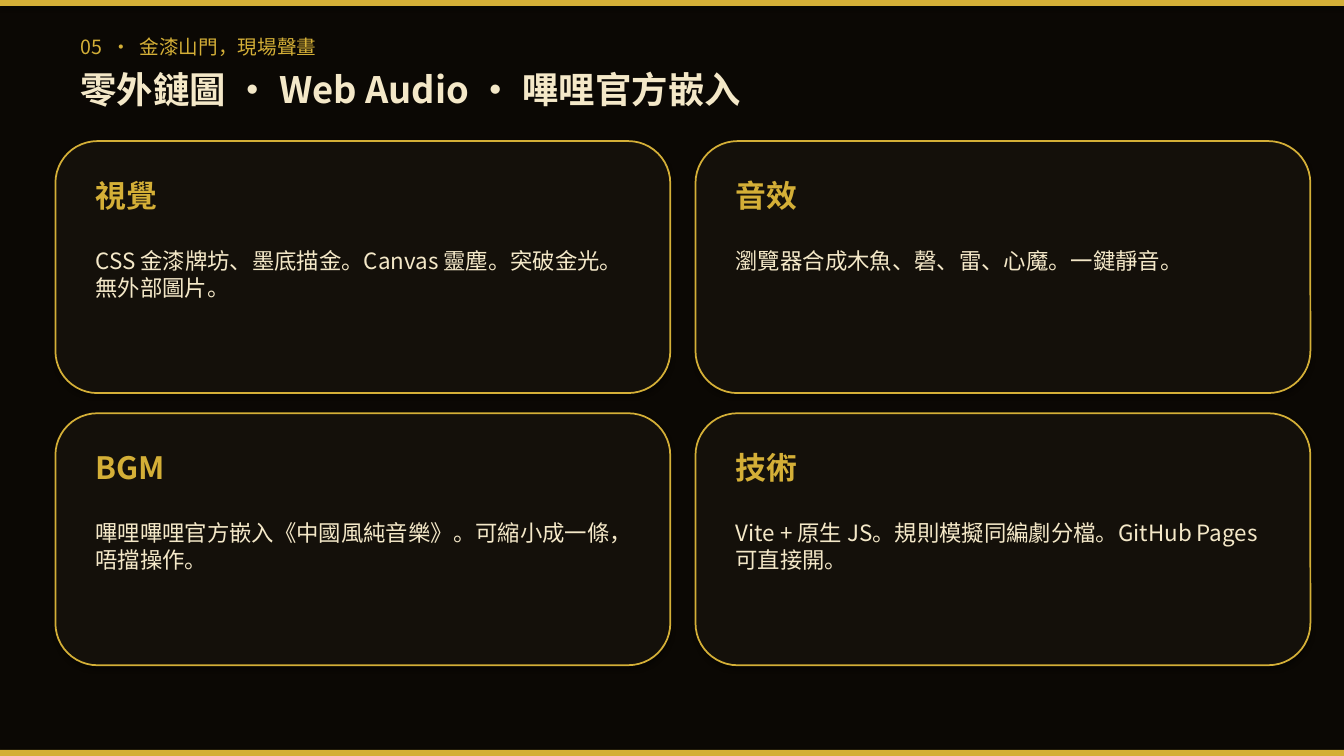
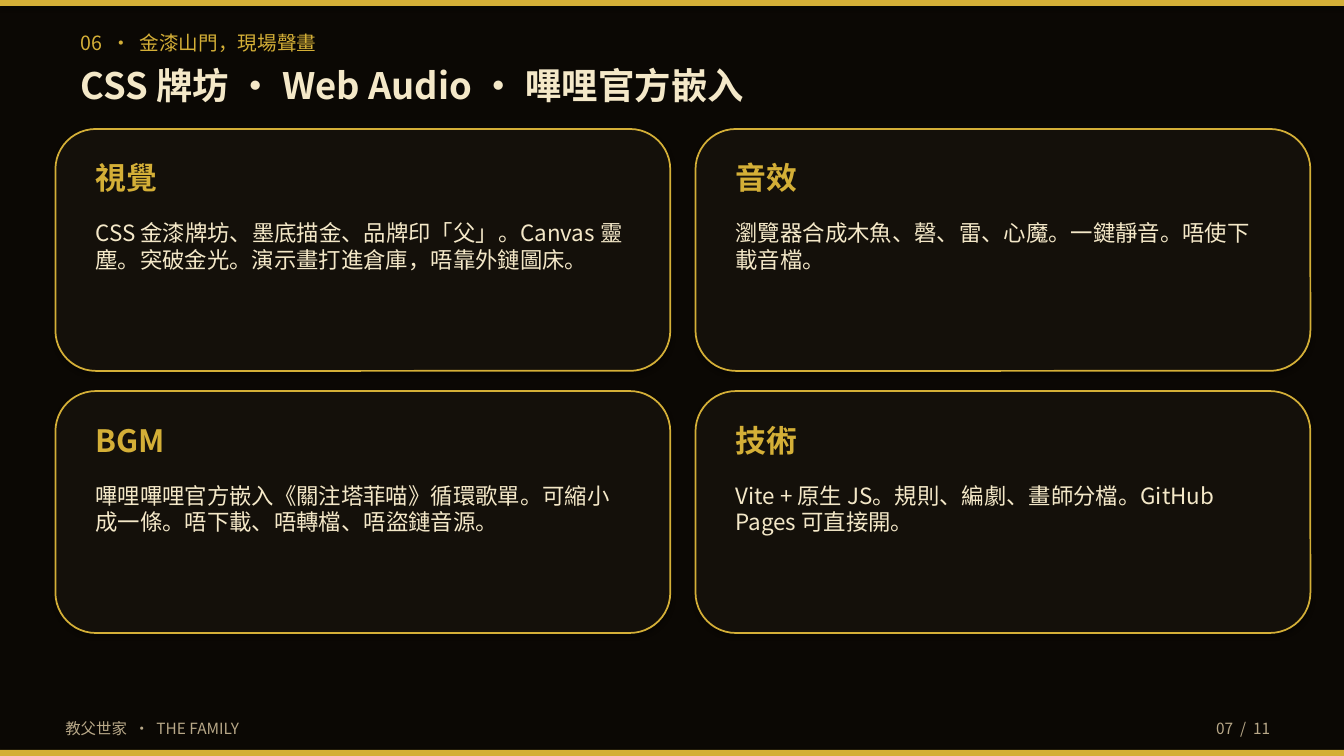
Before and after one commit to yip-lgtm/family, a slide deck: slide 7 of docs/教父世家-3分鐘簡報.pptx (slide 6 before the commit). Drawn at 1344x756 pixels with LibreOffice and Linux fonts; fonts in the diff are those of the drawing. Boxes give left, top, right and bottom in pixels: in the first picture for what was removed or moved away, otherwise in the second. Text is boxed around its words. In the diff, an @@ line names an element or a change of style, - is before the commit and + after.

```diff
--- a/docs/教父世家-3分鐘簡報.pptx
+++ b/docs/教父世家-3分鐘簡報.pptx
@@ text at [80, 33, 743, 103]: text changed @@
-05 · 金漆山門，現場聲畫
-零外鏈圖 · Web Audio · 嗶哩官方嵌入
+06 · 金漆山門，現場聲畫
+CSS 牌坊 · Web Audio · 嗶哩官方嵌入
@@ rounded rectangle: place and size @@
-rounded rectangle at [55, 141, 670, 393]
+rounded rectangle at [55, 129, 670, 371]
@@ rounded rectangle: place and size @@
-rounded rectangle at [696, 141, 1311, 393]
+rounded rectangle at [696, 129, 1311, 371]
@@ text "視覺": place and size @@
-text "視覺" at [96, 181, 158, 210]
+text "視覺" at [96, 163, 158, 192]
@@ text "音效": place and size @@
-text "音效" at [736, 180, 798, 210]
+text "音效" at [736, 162, 798, 192]
@@ text at [96, 219, 622, 270]: text changed @@
-CSS 金漆牌坊、墨底描金。Canvas 靈塵。突破金光。無外部圖片。
+CSS 金漆牌坊、墨底描金、品牌印「父」。Canvas 靈塵。突破金光。演示畫打進倉庫，唔靠外鏈圖床。
@@ text at [736, 222, 1250, 270]: text changed @@
-瀏覽器合成木魚、磬、雷、心魔。一鍵靜音。
+瀏覽器合成木魚、磬、雷、心魔。一鍵靜音。唔使下載音檔。
@@ rounded rectangle: place and size @@
-rounded rectangle at [55, 413, 670, 665]
+rounded rectangle at [55, 391, 670, 633]
@@ text "BGM": place and size @@
-text "BGM" at [96, 456, 165, 480]
+text "BGM" at [96, 429, 165, 453]
@@ rounded rectangle: place and size @@
-rounded rectangle at [696, 413, 1311, 665]
+rounded rectangle at [696, 391, 1311, 633]
@@ text "技術": place and size @@
-text "技術" at [736, 453, 798, 482]
+text "技術" at [736, 426, 798, 455]
@@ text at [96, 485, 610, 532]: text changed @@
-嗶哩嗶哩官方嵌入《中國風純音樂》。可縮小成一條，唔擋操作。
+嗶哩嗶哩官方嵌入《關注塔菲喵》循環歌單。可縮小成一條。唔下載、唔轉檔、唔盜鏈音源。
@@ text at [736, 485, 1214, 536]: text changed @@
-Vite + 原生 JS。規則模擬同編劇分檔。GitHub Pages 可直接開。
+Vite + 原生 JS。規則、編劇、畫師分檔。GitHub Pages 可直接開。
@@ text added at [65, 721, 239, 735], 11 pt, text #B8A888 @@
+教父世家 · THE FAMILY
@@ text added at [1216, 722, 1270, 734], 11 pt, text #B8A888 @@
+07 / 11
```
Also in this commit, not shown: 9 other slides changed, 1 slide added, 3 other files.
